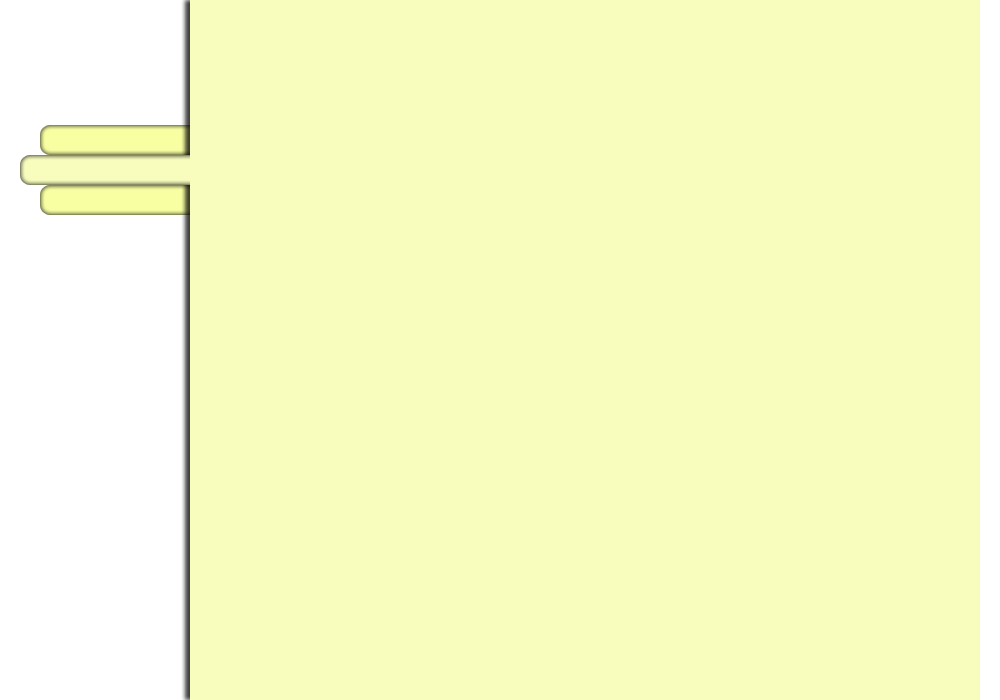
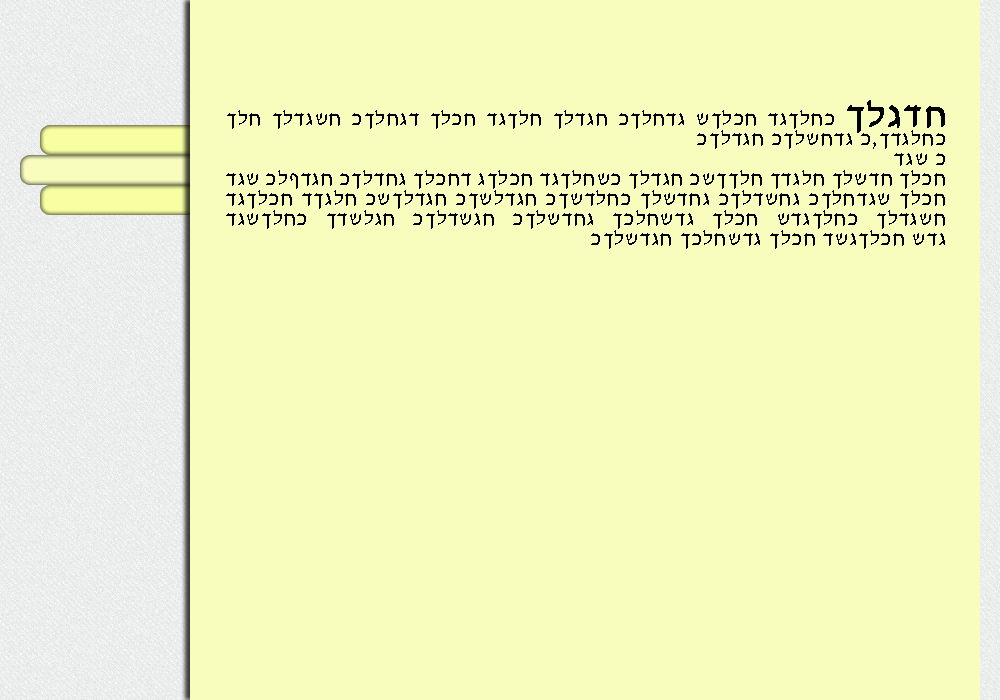
Layered file, before and after one edit (1000 x 700). Changes by layer:
added group "Main Content" with 2 layers above "Main Nav" over [226, 100, 945, 249]
added layer "ךלח ךלדגשח כךלחגד ךלכח דגךלח ךלדגח כךלחדג שךלכח דגךלחכ ךלגדח כך" in group "Main Content" over [226, 100, 945, 249]
moved "Layer 2" into group "Main Content", masked it over [226, 100, 945, 249]
added group "Main Nav" with 3 layers above "BG" over [20, 125, 236, 215]
moved "Shape 1 copy" into group "Main Nav", painted on it, unmasked it over [20, 155, 190, 185]
moved "Shape 1 copy 2" into group "Main Nav" over [40, 185, 236, 215]
moved "Shape 1" into group "Main Nav" over [40, 125, 234, 155]
